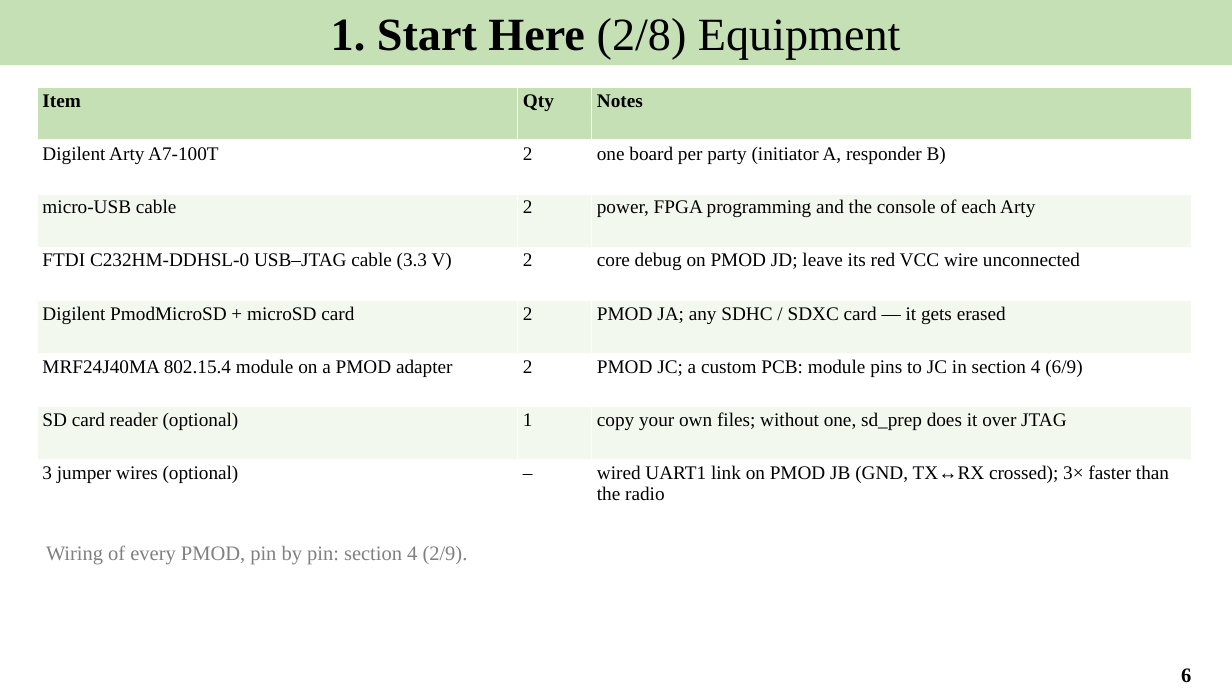
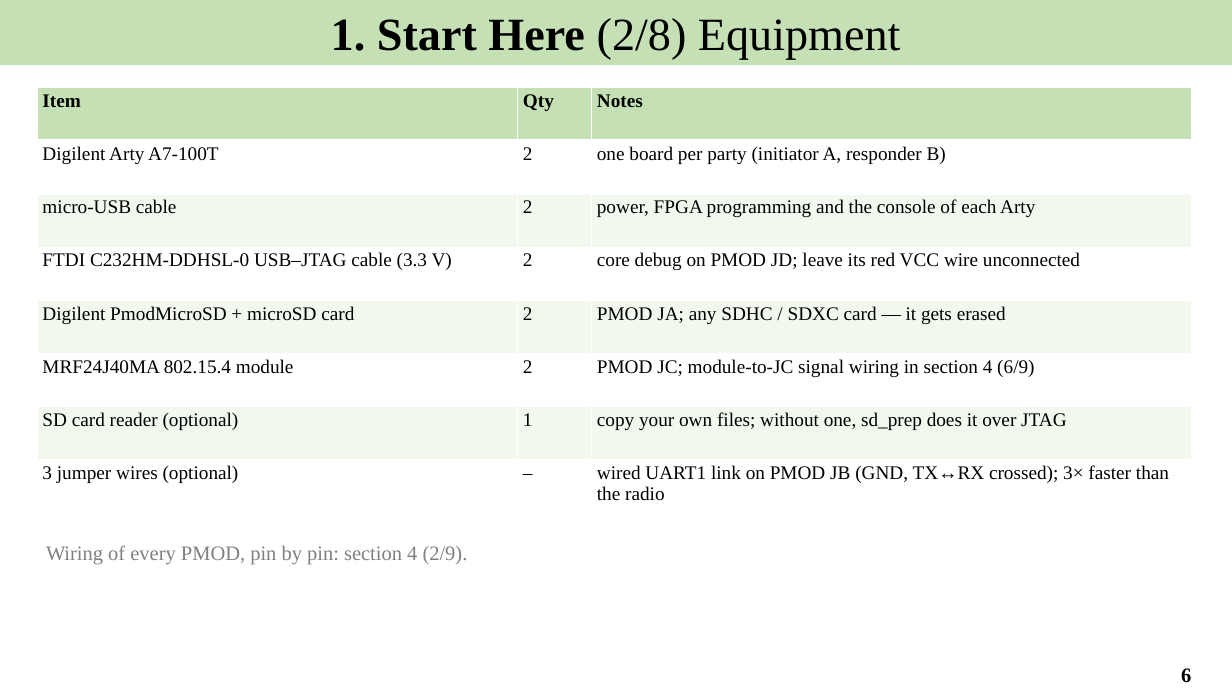
Before and after one commit to Khaiduy/chipyard-edhoc, a slide deck: slide 6 of fpga/sw/export/docs/slides/01_EDHOC_SoC_on_Arty_A7-100T.pptx. Drawn at 1232x693 pixels with LibreOffice and Linux fonts; fonts in the diff are those of the drawing. Boxes give left, top, right and bottom in pixels: in the first picture for what was removed or moved away, otherwise in the second. Text is boxed around its words. In the diff, an @@ line names an element or a change of style, - is before the commit and + after.

```diff
--- a/fpga/sw/export/docs/slides/01_EDHOC_SoC_on_Arty_A7-100T.pptx
+++ b/fpga/sw/export/docs/slides/01_EDHOC_SoC_on_Arty_A7-100T.pptx
@@ table at bbox=[37, 88, 1192, 513] @@
-row 6, column 1: MRF24J40MA 802.15.4 module on a PMOD adapter
+row 6, column 1: MRF24J40MA 802.15.4 module
-row 6, column 3: PMOD JC; a custom PCB: module pins to JC in section 4 (6/9)
+row 6, column 3: PMOD JC; module-to-JC signal wiring in section 4 (6/9)
```
Also in this commit, not shown: 4 other slides changed, 3 other files.
